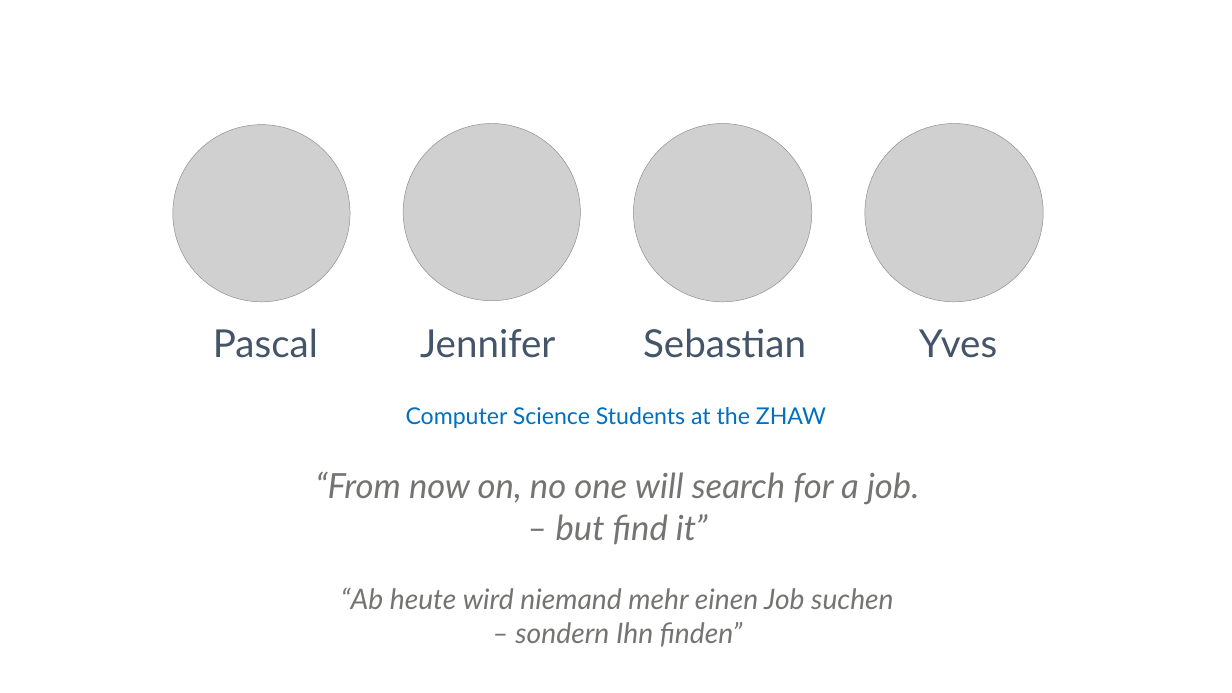
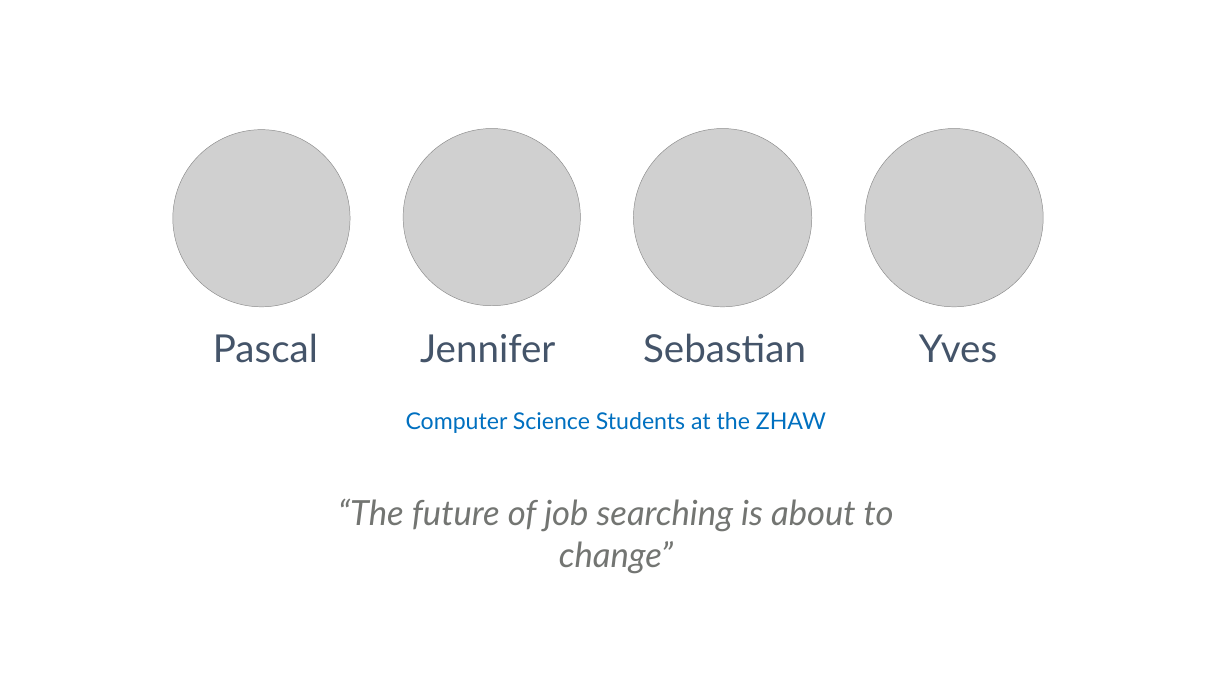
Before and after one commit to pandermatt/Jobinator-Website, a slide deck: slide 2 of Presentation/Projektidee Präsentation_Entwurf_01.pptx. Drawn at 1232x693 pixels with LibreOffice and Linux fonts; fonts in the diff are those of the drawing; grey boxes stand for pictures. Boxes give left, top, right and bottom in pixels: in the first picture for what was removed or moved away, otherwise in the second. Text is boxed around its words. In the diff, an @@ line names an element or a change of style, - is before the commit and + after.

Commit message:
Change naming

```diff
--- a/Presentation/Projektidee Präsentation_Entwurf_01.pptx
+++ b/Presentation/Projektidee Präsentation_Entwurf_01.pptx
@@ 5 texts, 4 pictures moved together from (x1=173, y1=123, x2=1043, y2=428) to (x1=173, y1=128, x2=1043, y2=433) @@
@@ text at (x1=338, y1=499, x2=894, y2=574): text changed; size 44 to 54 pt @@
-“From now on, no one will search for a job.
-– but find it”
-“Ab heute wird niemand mehr einen Job suchen
-– sondern Ihn finden”
+“The future of job searching is about to change”
```
